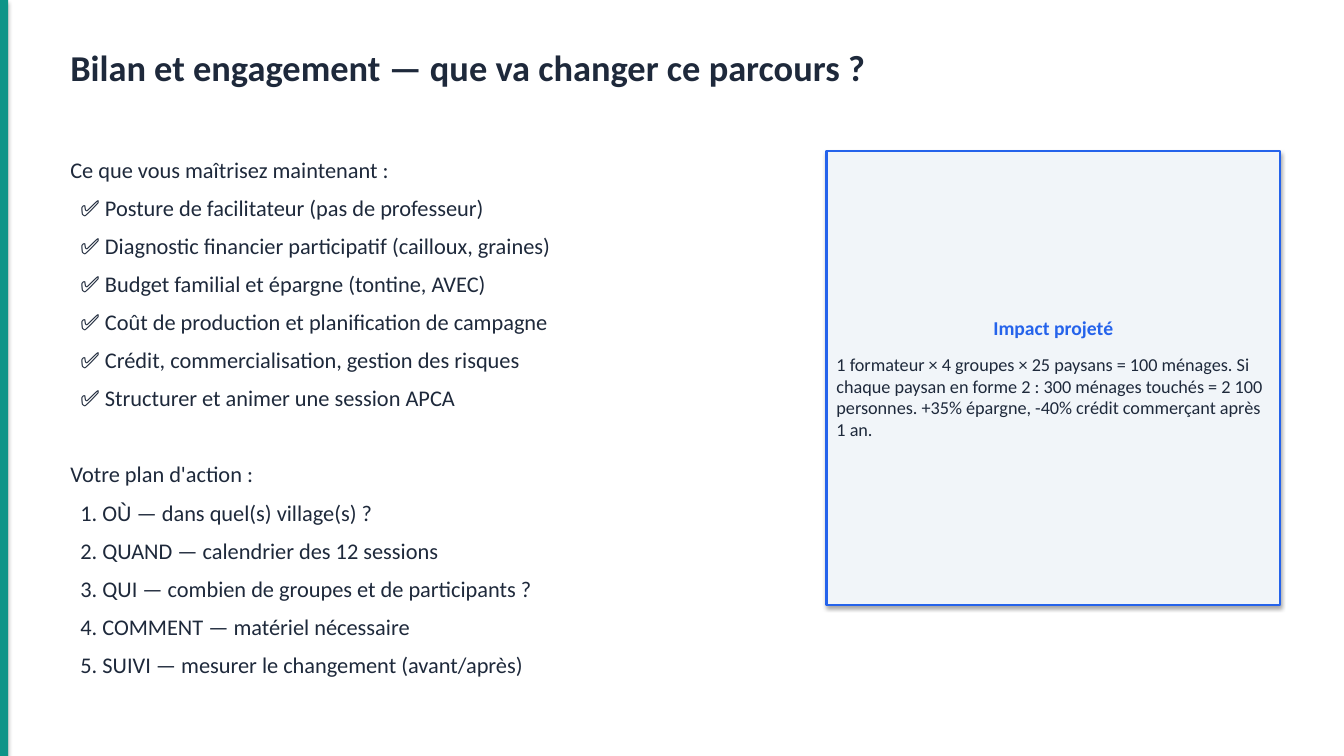
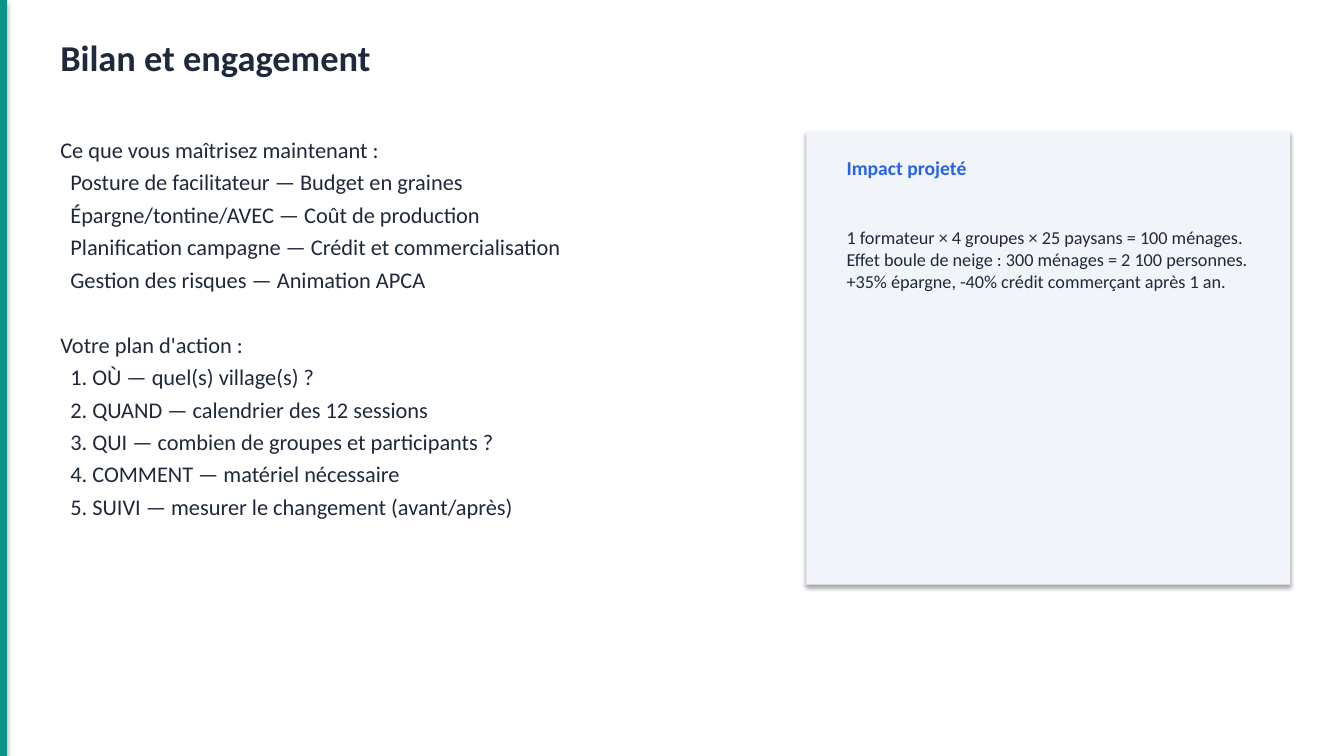
Before and after one commit to Louistatch/portefolio, a slide deck: slide 46 of TOF-FIN-01_Gestion_Financiere_Paysanne.pptx (slide 47 before the commit). Drawn at 1344x756 pixels with LibreOffice and Linux fonts; fonts in the diff are those of the drawing. Boxes give left, top, right and bottom in pixels: in the first picture for what was removed or moved away, otherwise in the second. Text is boxed around its words. In the diff, an @@ line names an element or a change of style, - is before the commit and + after.

```diff
--- a/TOF-FIN-01_Gestion_Financiere_Paysanne.pptx
+++ b/TOF-FIN-01_Gestion_Financiere_Paysanne.pptx
@@ text at [60, 45, 370, 77]: text changed @@
-Bilan et engagement — que va changer ce parcours ?
+Bilan et engagement
@@ text "Ce que vous maîtrisez maintenant ...": place and size @@
-text "Ce que vous maîtrisez maintenant ..." at [70, 162, 550, 635]
+text "Ce que vous maîtrisez maintenant ..." at [60, 142, 560, 519]
@@ text at [60, 142, 512, 519]: less space between paragraphs @@
@@ rectangle added at [807, 131, 1291, 585], fill #F1F5F9 @@
@@ text at [70, 174, 560, 292]: text changed @@
-✅ Posture de facilitateur (pas de professeur)
-✅ Diagnostic financier participatif (cailloux, graines)
-✅ Budget familial et épargne (tontine, AVEC)
-✅ Coût de production et planification de campagne
-✅ Crédit, commercialisation, gestion des risques
-✅ Structurer et animer une session APCA
+Posture de facilitateur — Budget en graines
+Épargne/tontine/AVEC — Coût de production
+Planification campagne — Crédit et commercialisation
+Gestion des risques — Animation APCA
@@ text added at [847, 161, 966, 179], 14 pt, text #2563EB, bold @@
+Impact projeté
@@ text "1 formateur × 4 groupes ...": place and size @@
-text "1 formateur × 4 groupes ..." at [827, 151, 1280, 605]
+text "1 formateur × 4 groupes ..." at [847, 231, 1247, 291]
@@ text "1 formateur × 4 groupes ..." at [847, 231, 1247, 291]: vertical alignment middle to top; fill #F1F5F9 to none; outline #2563EB 1.5 pt to none; shadow off @@
@@ text at [847, 231, 1247, 291]: text changed @@
-Impact projeté
-1 formateur × 4 groupes × 25 paysans = 100 ménages. Si chaque paysan en forme 2 : 300 ménages touchés = 2 100 personnes. +35% épargne, -40% crédit commerçant après 1 an.
+1 formateur × 4 groupes × 25 paysans = 100 ménages. Effet boule de neige : 300 ménages = 2 100 personnes. +35% épargne, -40% crédit commerçant après 1 an.
@@ text at [70, 366, 299, 389]: text changed @@
-1. OÙ — dans quel(s) village(s) ?
+1. OÙ — quel(s) village(s) ?
@@ text at [70, 434, 478, 454]: text changed @@
-3. QUI — combien de groupes et de participants ?
+3. QUI — combien de groupes et participants ?
```
Also in this commit, not shown: 47 other slides changed, 1 slide removed, 1 other file.
